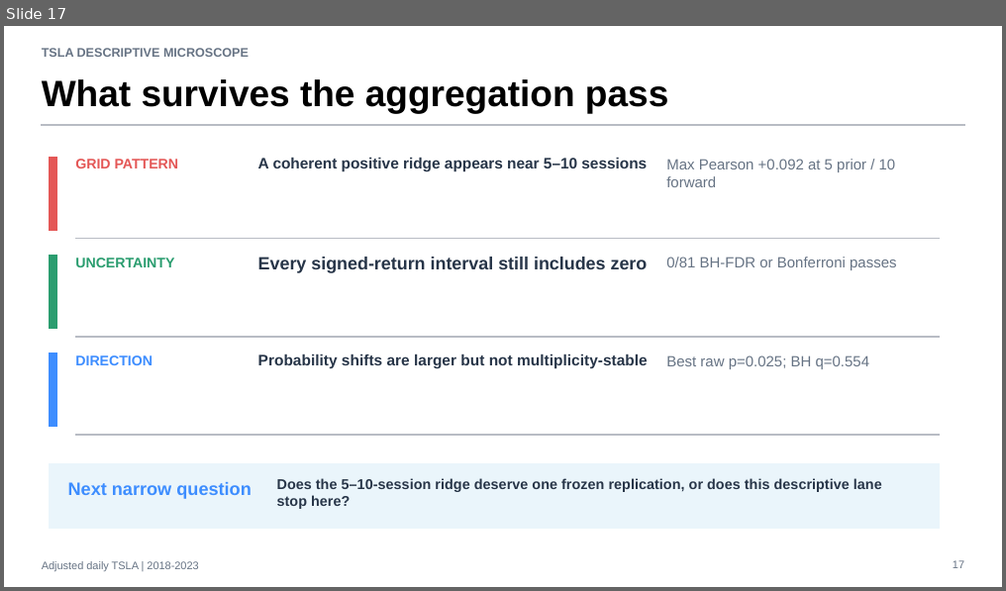
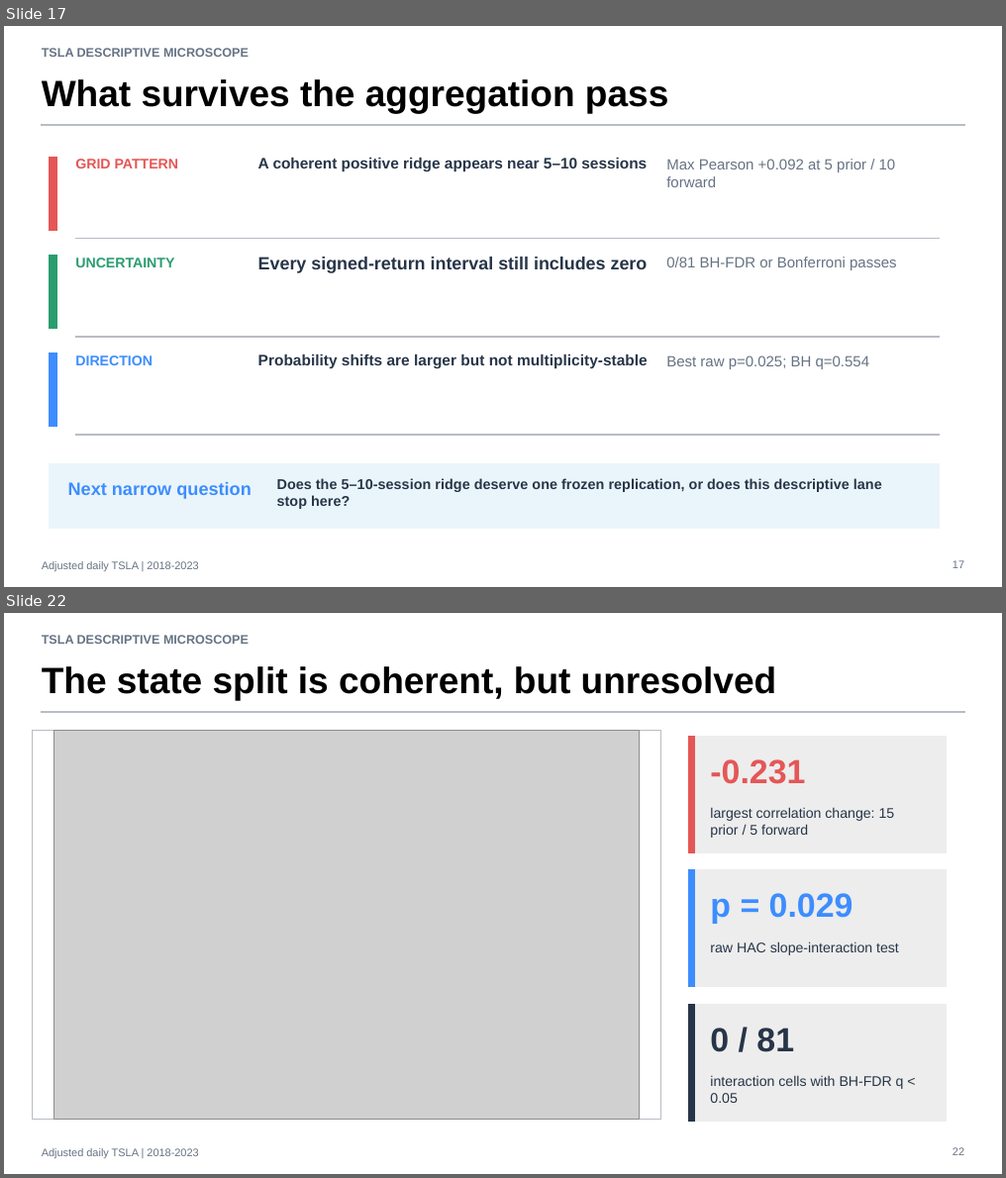
Before and after one commit to Francisc0Franc0/Time-Series-Modeling-Gen5, a slide deck: operator_hypothesis_lab/presentations/tsla_descriptive_microscope_evidence.pptx. Shown one above the other, each under a label of ours: slide 17 before the commit, slides 17 and 22 after it; the slides between them are not shown. The pictures are 1006x591 and 1006x1178 pixels, drawn with LibreOffice and Linux fonts; fonts in the diff are those of the drawing; grey boxes stand for pictures. Boxes give left, top, right and bottom in pixels: in the first picture for what was removed or moved away, otherwise in the second. Text is boxed around its words. In the diff, an @@ line names an element or a change of style, - is before the commit and + after.

Commit message:
Condition TSLA return grid on ER20 regimes

```diff
--- a/operator_hypothesis_lab/presentations/tsla_descriptive_microscope_evidence.pptx
+++ b/operator_hypothesis_lab/presentations/tsla_descriptive_microscope_evidence.pptx
@@ slide 22 added at [4, 613, 1002, 1174], background #FFFFFF @@
@@ text added at [42, 635, 249, 644], 12 pt, text #667384, bold @@
+TSLA DESCRIPTIVE MICROSCOPE
@@ text added at [42, 666, 777, 700], 35.2 pt, text #000000, bold @@
+The state split is coherent, but unresolved
@@ rectangle added at [33, 730, 661, 1120], fill #FFFFFF, outline #B8BCC4 0.75 pt @@
@@ rectangle added at [42, 711, 964, 713], fill #B8BCC4, outline #B8BCC4 0 pt @@
@@ picture added at [54, 730, 639, 1120] @@
@@ rectangle added at [689, 737, 946, 854], fill #EDEDED, outline #EDEDED 0 pt @@
@@ rectangle added at [689, 737, 695, 854], fill #E45756, outline #E45756 0 pt @@
@@ text added at [710, 760, 805, 784], 32.2 pt, text #E45756, bold @@
+-0.231
@@ text added at [710, 807, 895, 838], 13.5 pt, text #273548 @@
+largest correlation change: 15 prior / 5 forward
@@ rectangle added at [689, 870, 946, 987], fill #EDEDED, outline #EDEDED 0 pt @@
@@ rectangle added at [689, 870, 695, 987], fill #3D8DFF, outline #3D8DFF 0 pt @@
@@ text added at [710, 893, 853, 924], 32.2 pt, text #3D8DFF, bold @@
+p = 0.029
@@ text added at [710, 942, 899, 956], 13.5 pt, text #273548 @@
+raw HAC slope-interaction test
@@ rectangle added at [689, 1004, 946, 1121], fill #EDEDED, outline #EDEDED 0 pt @@
@@ rectangle added at [689, 1004, 695, 1121], fill #273548, outline #273548 0 pt @@
@@ text added at [710, 1028, 794, 1053], 32.2 pt, text #273548, bold @@
+0 / 81
@@ text added at [710, 1075, 904, 1103], 13.5 pt, text #273548 @@
+interaction cells with BH-FDR q < 0.05
@@ text added at [42, 1149, 198, 1158], 10.5 pt, text #667384 @@
+Adjusted daily TSLA | 2018-2023
@@ text added at [952, 1148, 964, 1156], 10.5 pt, text #667384 @@
+22
```
Also in this commit, not shown: 5 other slides added, 6 other files.
